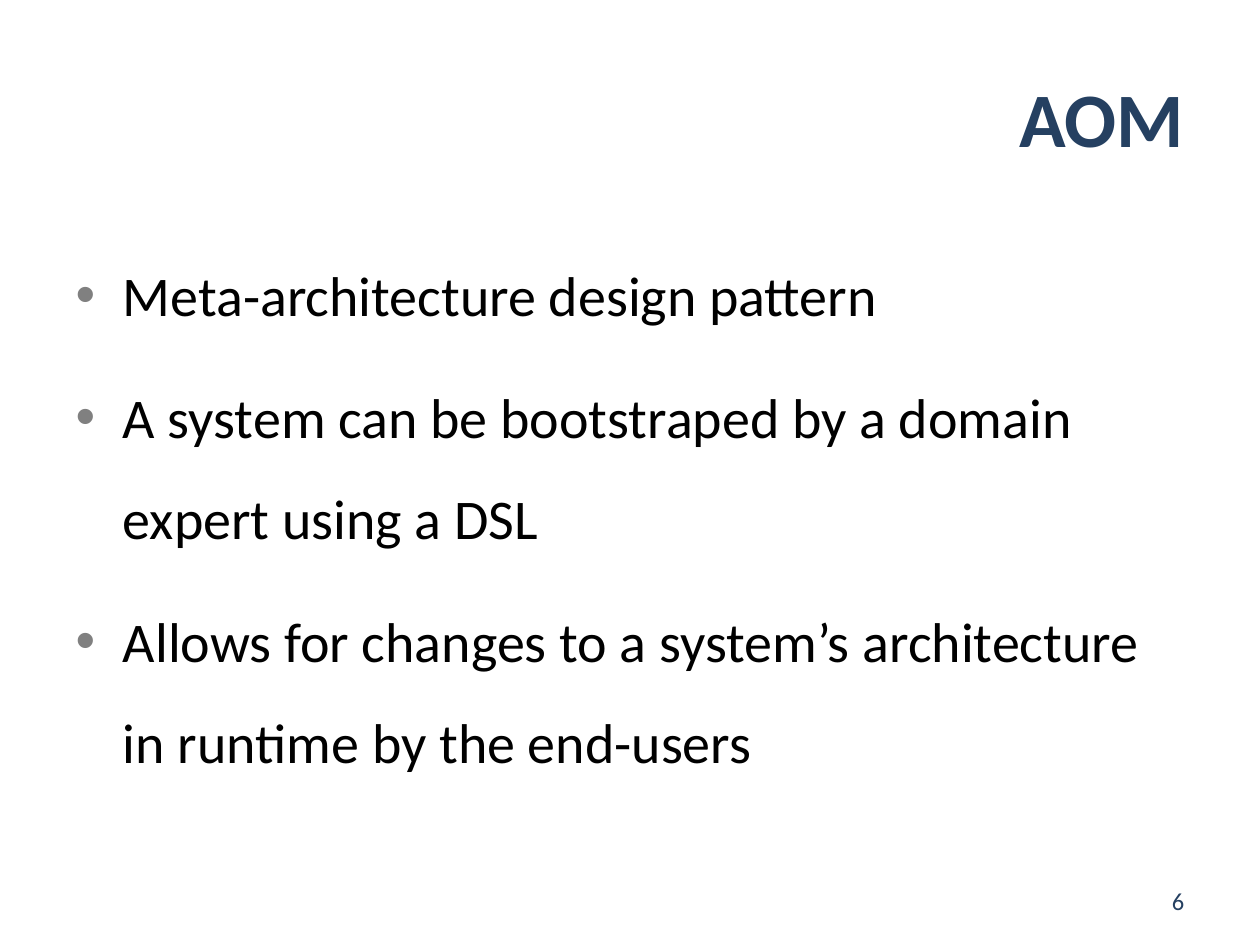
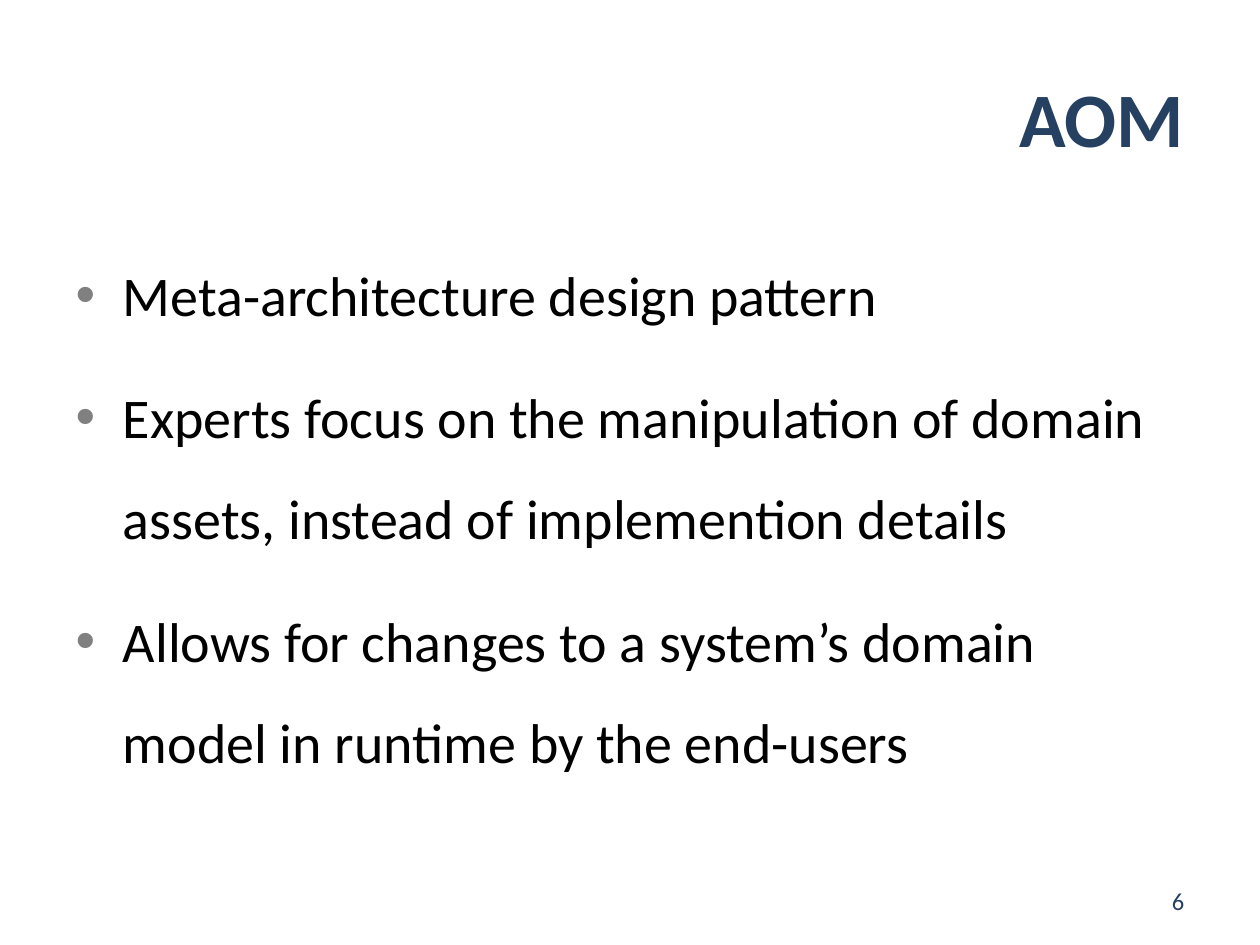
Before and after one commit to jgradim/thesis, a slide deck: slide 6 of presentations/pdis2.pptx. Drawn at 1260x945 pixels with LibreOffice and Linux fonts; fonts in the diff are those of the drawing. Boxes give left, top, right and bottom in pixels: in the first picture for what was removed or moved away, otherwise in the second. Text is boxed around its words. In the diff, an @@ line names an element or a change of style, - is before the commit and + after.

Commit message:
Final version of the presentation.

```diff
--- a/presentations/pdis2.pptx
+++ b/presentations/pdis2.pptx
@@ text at box(123, 399, 1145, 772): text changed @@
-• A system can be bootstraped by a domain expert using a DSL
-• Allows for changes to a system’s architecture in runtime by the end-users
+• Experts focus on the manipulation of domain assets, instead of implemention details
+• Allows for changes to a system’s domain model in runtime by the end-users
```
Also in this commit, not shown: 5 other slides changed, 1 other file.
